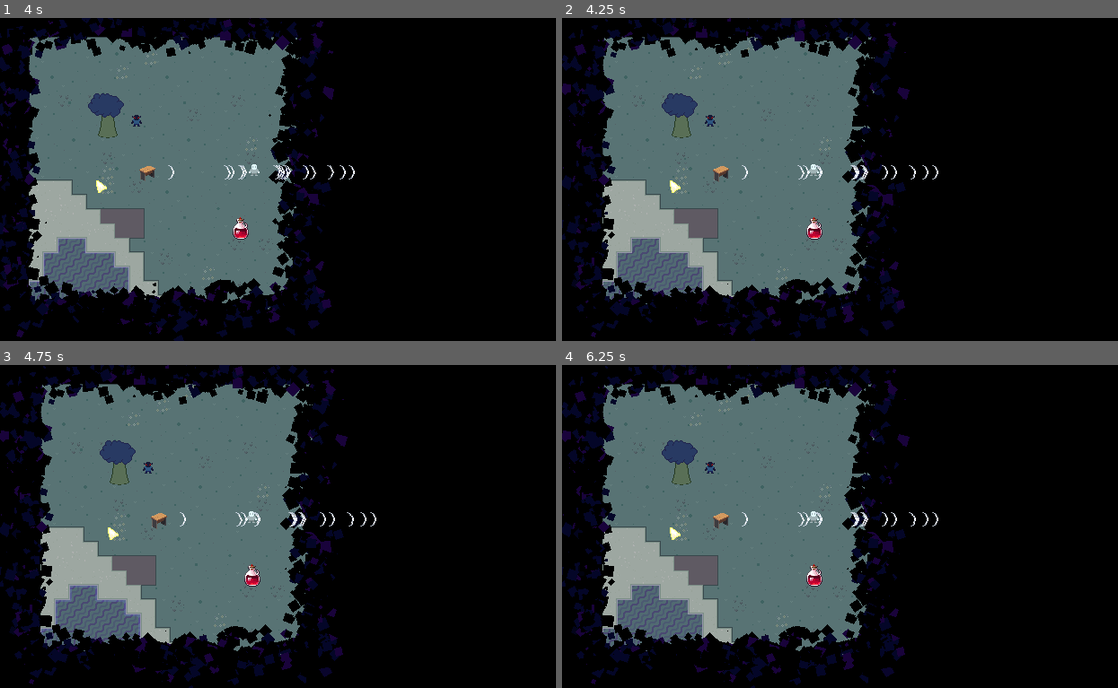
Above: before the commit, frames 1-4 (two rows, left to right).
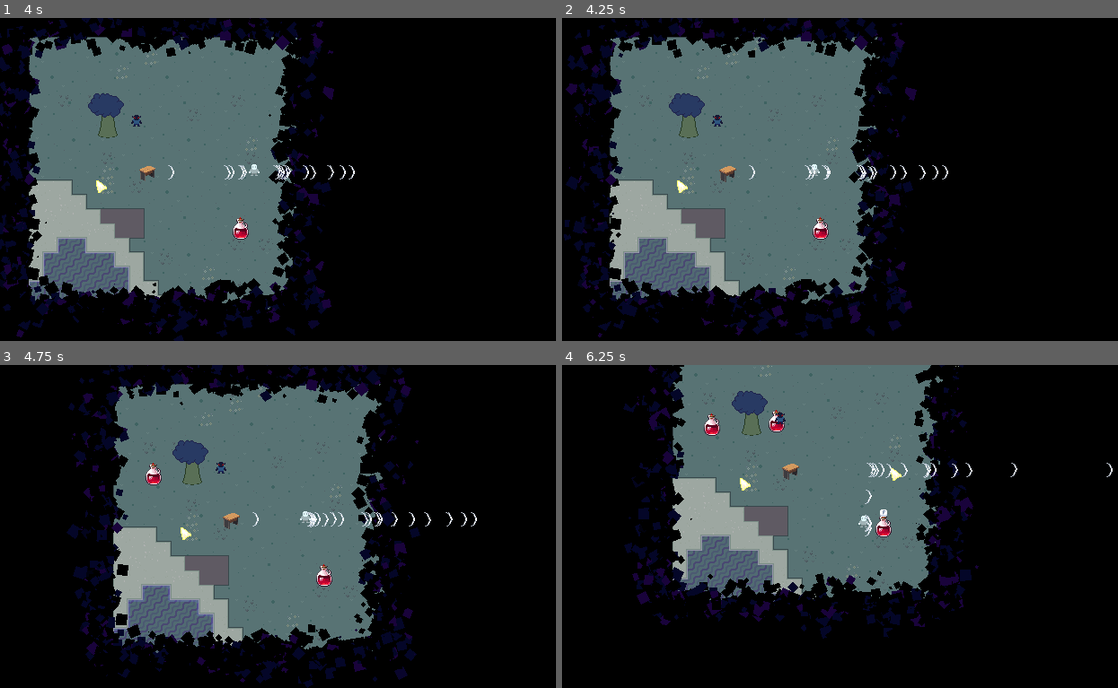
Above: after the commit, the same moments.

Repository: TimoRoggel/EverDark
Game: Godot game, scene res://scenes/levels/world.tscn
The game is run twice, just before and just after one commit, with the same random seed, the same clock (stepped at 60 frames per second) and the same inputs.
Inputs (mouse positions are in pixels of both pictures, inside the frame that each line leads up to):
- Up to frame 1 (4 s): move the mouse to (411, 163) at 0.52 s; press the mouse at (411, 163) at 0.53 s; hold D (right) 0.53-1.25 s; release the mouse at (411, 163) at 1.25 s; drag from (172, 195) to (355, 166) at 1.27 s; move the mouse to (344, 108) at 2.02 s; hold D (right) 2.03-2.75 s; tap F (interact) at 2.1 s; drag from (261, 244) to (116, 218) at 2.77 s; move the mouse to (461, 227) at 3.52 s; hold A (left) from 3.53 s (still down); hold Ctrl from 3.53 s (still down)
- Up to frame 2 (4.25 s): keep holding A (left); keep holding Ctrl; tap Escape (pause) at 4.15 s
- Up to frame 3 (4.75 s): release A (left) at 4.25 s; release Ctrl at 4.25 s; drag from (116, 478) to (250, 571) at 4.27 s
- Up to frame 4 (6.25 s): move the mouse to (878, 526) at 5.02 s; hold S (down) 5.03-5.75 s; hold Shift (dash) 5.03-5.75 s; click (878, 526) at 5.17 s; drag from (762, 445) to (812, 571) at 5.77 s

Frame 1 is identical in both runs. In frame 2, 14% of the frame differs, in the area x 0-70%, y 0-100%; in frame 3, 35%; in frame 4, 37%, in the area x 0-100%, y 0-100%.

Commit message:
Attempt for the pause menu
Tried to do a pause menu, can't make menu follow the camera tho

Diff:
--- /dev/null
+++ b/UI/pause_menu.gd
@@ -0,0 +1,37 @@
+extends Control
+class_name PauseMenu
+
+var paused: bool = false
+
+func _ready() -> void:
+	visible = false
+	get_tree().paused = false
+
+
+func _process(_delta: float) -> void:
+	if Input.is_action_just_pressed("pause"):
+		_toggle_pause()
+
+func _toggle_pause() -> void:
+	if paused:
+		_resume()
+	else:
+		_pause()
+
+func _pause() -> void:
+	get_tree().paused = true
+	visible = true
+	paused = true
+
+func _resume() -> void:
+	get_tree().paused = false
+	visible = false
+	paused = false
+
+
+func _on_quit_pressed() -> void:
+	get_tree().quit()
+
+
+func _on_resume_pressed() -> void:
+	_resume()
--- /dev/null
+++ b/UI/pause_menu.tscn
@@ -0,0 +1,35 @@
+[gd_scene load_steps=2 format=3 uid="uid://bn1esnd74d0hh"]
+
+[ext_resource type="Script" uid="uid://b0thq0tp2rp14" path="res://UI/pause_menu.gd" id="1_ltd3m"]
+
+[node name="Pause Menu" type="Control"]
+layout_mode = 3
+anchors_preset = 15
+anchor_right = 1.0
+anchor_bottom = 1.0
+grow_horizontal = 2
+grow_vertical = 2
+script = ExtResource("1_ltd3m")
+
+[node name="MarginContainer" type="MarginContainer" parent="."]
+custom_minimum_size = Vector2(100, 20)
+layout_mode = 0
+offset_right = 40.0
+offset_bottom = 40.0
+
+[node name="VBoxContainer" type="VBoxContainer" parent="MarginContainer"]
+custom_minimum_size = Vector2(100, 20)
+layout_mode = 2
+
+[node name="Resume" type="Button" parent="MarginContainer/VBoxContainer"]
+custom_minimum_size = Vector2(100, 20)
+layout_mode = 2
+text = "Resume"
+
+[node name="Quit" type="Button" parent="MarginContainer/VBoxContainer"]
+custom_minimum_size = Vector2(100, 20)
+layout_mode = 2
+text = "Quit"
+
+[connection signal="pressed" from="MarginContainer/VBoxContainer/Resume" to="." method="_on_resume_pressed"]
+[connection signal="pressed" from="MarginContainer/VBoxContainer/Quit" to="." method="_on_quit_pressed"]
--- a/scripts/components/input_component.gd
+++ b/scripts/components/input_component.gd
@@ -19,8 +19,6 @@
 	pass
 
 func _update(_delta: float) -> void:
-	if Input.is_action_just_pressed("pause"):
-		get_tree().paused = !get_tree().paused
 	if Input.is_action_just_pressed("interact"):
 		interact.emit()
 	if Input.is_action_just_pressed("attack"):
Not shown, added: UI/pause_menu.gd.uid
